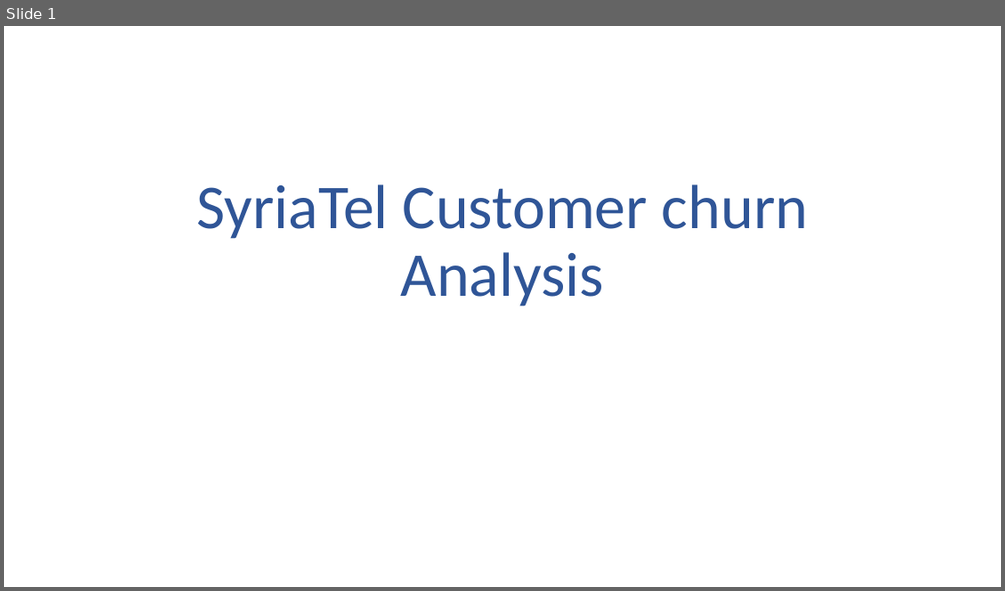
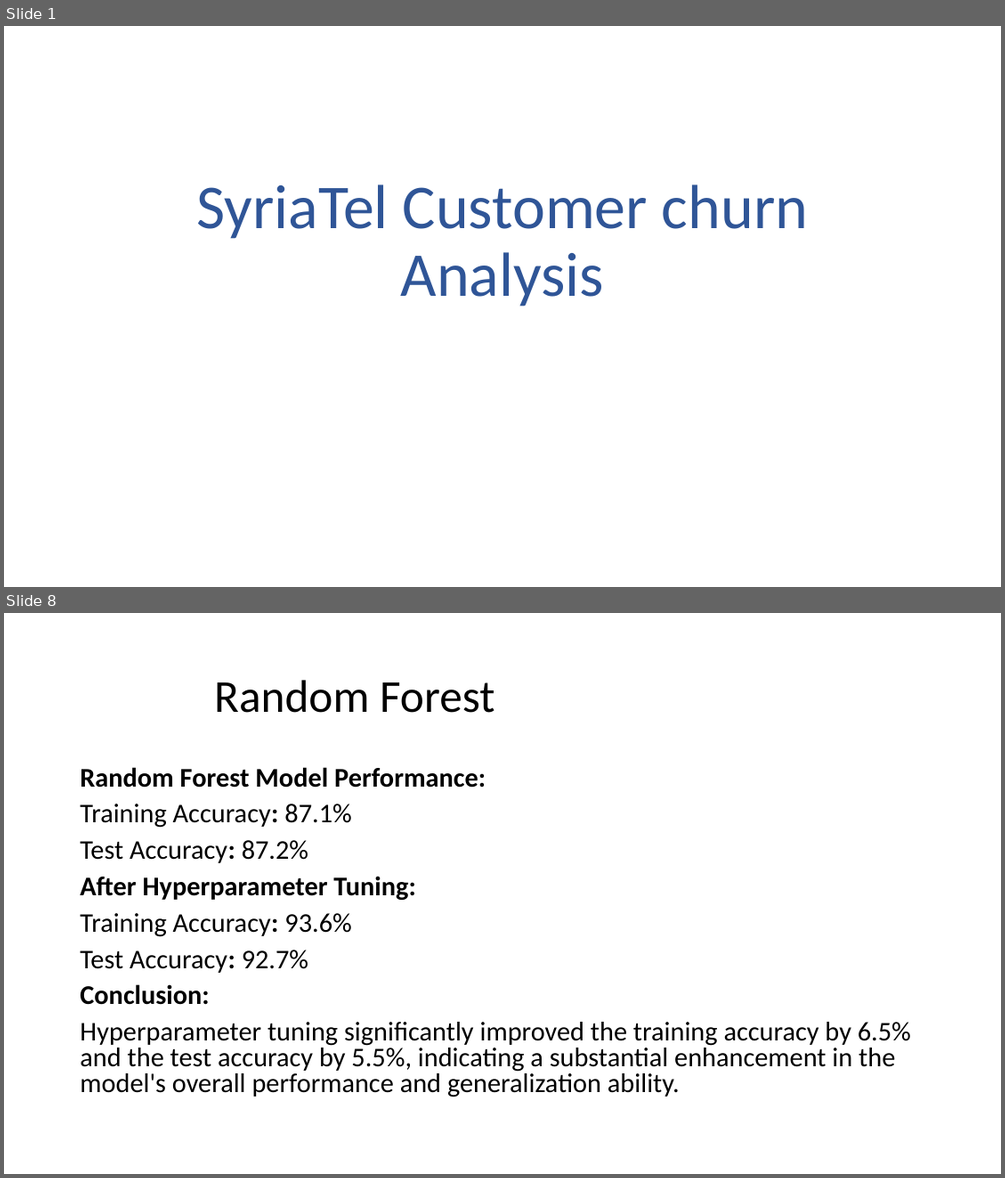
Before and after one commit to Judykoech/SyriaTel-Churn_project, a slide deck: SyriaTel Customer churn Analysis.pptx. Shown one above the other, each under a label of ours: slide 1 before the commit, slides 1 and 8 after it; the slides between them are not shown. The pictures are 1005x591 and 1005x1178 pixels, drawn with LibreOffice and Linux fonts; fonts in the diff are those of the drawing. Boxes give left, top, right and bottom in pixels: in the first picture for what was removed or moved away, otherwise in the second. Text is boxed around its words. In the diff, an @@ line names an element or a change of style, - is before the commit and + after.

```diff
--- a/SyriaTel Customer churn Analysis.pptx
+++ b/SyriaTel Customer churn Analysis.pptx
@@ slide 8 added at bbox=[4, 613, 1001, 1174], background #FFFFFF @@
@@ title added at bbox=[214, 680, 494, 713], 44 pt, text #000000 @@
+Random Forest
@@ text added at bbox=[80, 767, 911, 1097], 26 pt, text #000000 @@
+Random Forest Model Performance:
+Training Accuracy: 87.1%
+Test Accuracy: 87.2%
+After Hyperparameter Tuning:
+Training Accuracy: 93.6%
+Test Accuracy: 92.7%
+Conclusion:
+Hyperparameter tuning significantly improved the training accuracy by 6.5% and the test accuracy by 5.5%, indicating a substantial enhancement in the model's overall performance and generalization ability.
```
Also in this commit, not shown: 7 other slides added, 5 other files.
